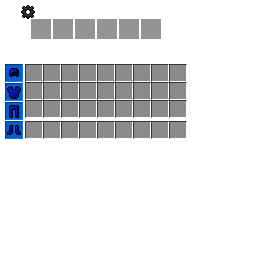
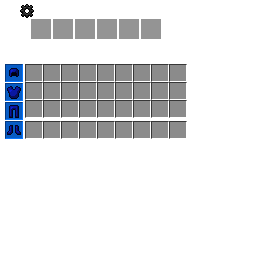
Layer changes from the first 256x256 image to the second:
painted on "overlay.png" over [20, 4, 35, 19]
